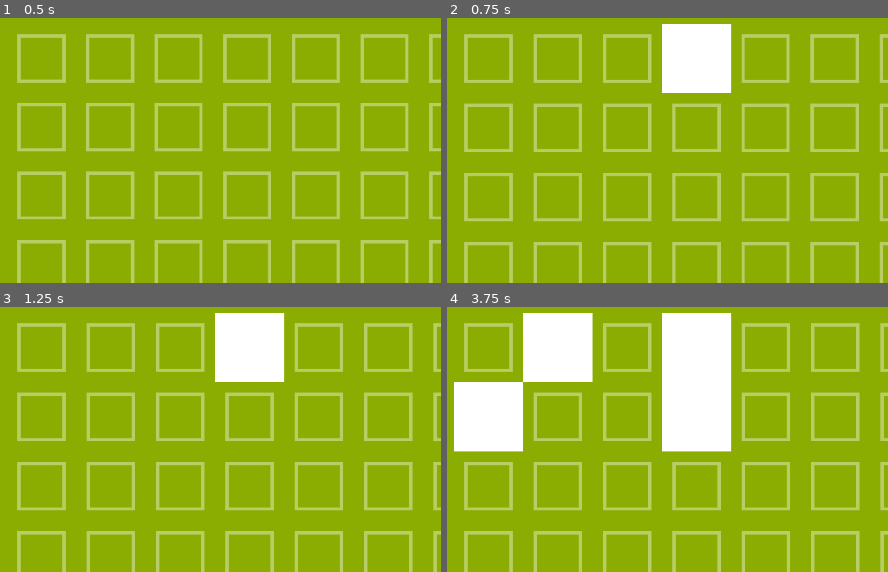
Above: before the commit, frames 1-4 (two rows, left to right).
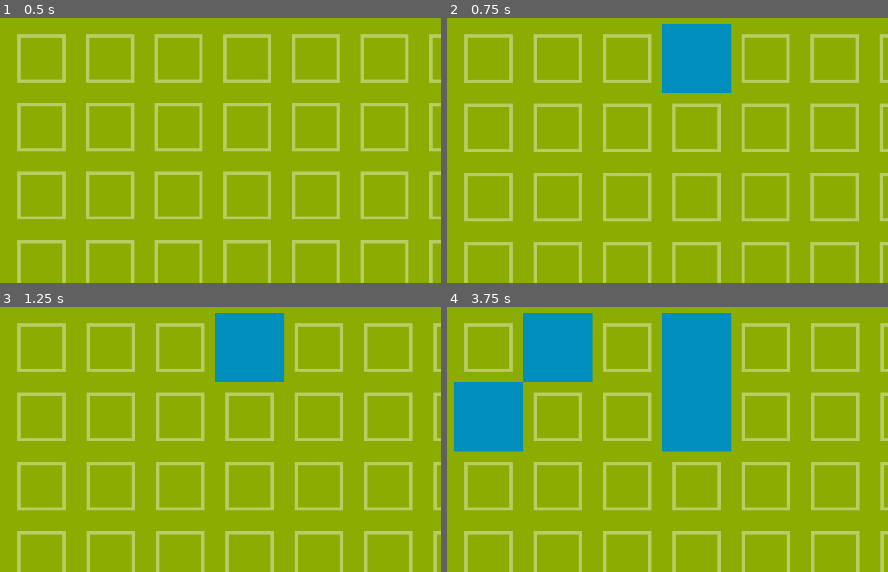
Above: after the commit, the same moments.

Repository: howarja/TowerDefenseGDD335
Game: Godot game, scene res://Scenes/main_scene.tscn
The game is run twice, just before and just after one commit, with the same random seed, the same clock (stepped at 60 frames per second) and the same inputs.
Inputs (mouse positions are in pixels of both pictures, inside the frame that each line leads up to):
- Up to frame 1 (0.5 s): no input
- Up to frame 2 (0.75 s): tap Enter at 0.5 s; move the mouse to (663, 36) at 0.52 s; press the mouse at (663, 36) at 0.53 s; hold Right from 0.53 s (still down)
- Up to frame 3 (1.25 s): keep holding Right
- Up to frame 4 (3.75 s): tap Space at 1.25, 2.75 s; move the mouse to (outside the picture) at 1.27 s; release Right at 1.28 s; release the mouse at (outside the picture) at 1.28 s; hold Down 1.28-2.03 s; click (outside the picture) at 1.35 s; tap Enter at 2, 3.5 s; move the mouse to (outside the picture) at 2.02 s; press the mouse at (outside the picture) at 2.03 s; hold Right 2.03-2.78 s; tap Alt at 2.1 s; move the mouse to (447, 436) at 2.77 s; release the mouse at (447, 436) at 2.78 s; hold Up 2.78-3.53 s; tap Shift at 2.85 s; click (447, 436) at 3.05 s; move the mouse to (729, 415) at 3.52 s; press the mouse at (729, 415) at 3.53 s; hold Left from 3.53 s (still down)

Frame 1 is identical in both runs. In frame 2, 4.1% of the frame differs, in the area x 48-65%, y 2-29%; in frame 3, 4.1%; in frame 4, 17%, in the area x 1-65%, y 2-55%.

Commit message:
Added projectiels and enemy death

Diff:
--- a/tower-defense-game-gdd-335/Scenes/Enemies/enemy.tscn
+++ b/tower-defense-game-gdd-335/Scenes/Enemies/enemy.tscn
@@ -7,6 +7,8 @@
 size = Vector2(100, 100)
 
 [node name="Enemy" type="CharacterBody2D" unique_id=1163011571 groups=["Enemies"]]
+collision_layer = 4
+collision_mask = 14
 script = ExtResource("1_jcvw6")
 speed = 200.0
 
--- a/tower-defense-game-gdd-335/Scenes/Towers/ShootingTower.tscn
+++ b/tower-defense-game-gdd-335/Scenes/Towers/ShootingTower.tscn
@@ -6,6 +6,8 @@
 [node name="EmptyTower" unique_id=1694176448 instance=ExtResource("1_1xx0x")]
 script = ExtResource("2_3yao8")
 radius = 500
+projectileSpeed = 5.0
+projectileDamage = 5.0
 shootDelay = 1.0
 
 [node name="Sprite2D" parent="." index="0" unique_id=1097807904]
--- a/tower-defense-game-gdd-335/Scenes/Towers/emptyBuilding.tscn
+++ b/tower-defense-game-gdd-335/Scenes/Towers/emptyBuilding.tscn
@@ -7,6 +7,8 @@
 size = Vector2(100, 100)
 
 [node name="EmptyTower" type="StaticBody2D" unique_id=1694176448 groups=["Buildings"]]
+collision_layer = 2
+collision_mask = 7
 script = ExtResource("1_imbhk")
 
 [node name="Sprite2D" type="Sprite2D" parent="." unique_id=1097807904]
--- a/tower-defense-game-gdd-335/Scenes/projectile.tscn
+++ b/tower-defense-game-gdd-335/Scenes/projectile.tscn
@@ -1,11 +1,15 @@
 [gd_scene format=3 uid="uid://b1nfe10kucnoj"]
 
 [ext_resource type="Texture2D" uid="uid://blth6nj4lte07" path="res://Sprites/background.png" id="1_f8cdk"]
+[ext_resource type="Script" uid="uid://vy07ch1q2i2s" path="res://Scripts/projectile.gd" id="1_yr2qt"]
 
 [sub_resource type="RectangleShape2D" id="RectangleShape2D_f8cdk"]
 size = Vector2(30, 30)
 
 [node name="Projectile" type="CharacterBody2D" unique_id=1770956246]
+collision_layer = 8
+collision_mask = 4
+script = ExtResource("1_yr2qt")
 
 [node name="CollisionShape2D" type="CollisionShape2D" parent="." unique_id=1681019306]
 shape = SubResource("RectangleShape2D_f8cdk")
--- a/tower-defense-game-gdd-335/Scripts/Level.gd
+++ b/tower-defense-game-gdd-335/Scripts/Level.gd
@@ -8,6 +8,7 @@
 @onready var tile = preload("res://Scenes/Towers/tile.tscn");
 @onready var emptyTower = preload("res://Scenes/Towers/emptyBuilding.tscn");
 @onready var centralBuilding = preload("res://Scenes/Towers/centralBuilding.tscn");
+@onready var shootingTower = preload("res://Scenes/Towers/ShootingTower.tscn");
 
 @onready var enemyManger = $EnemyManager;
 
@@ -43,4 +44,4 @@
 	# Spawn a building when the mouse is clicked
 	if event.is_action_pressed("Primary"):
 		var mousePos = (get_global_mouse_position()+Vector2.ONE*tileSize/2)/tileSize;
-		replaceTile(mousePos, emptyTower);
+		replaceTile(mousePos, shootingTower);
--- a/tower-defense-game-gdd-335/Scripts/building.gd
+++ b/tower-defense-game-gdd-335/Scripts/building.gd
@@ -1,7 +1,7 @@
 extends Node2D
 
 var maxHealth: float = 100;
-var currentHealth: float = maxHealth;
+var currentHealth: float = 100;
 
 func damage(amount: float):
 	# lower the health of this tower, queueFree if tower has no health
--- a/tower-defense-game-gdd-335/Scripts/enemy.gd
+++ b/tower-defense-game-gdd-335/Scripts/enemy.gd
@@ -1,9 +1,12 @@
 extends CharacterBody2D
 
 @export var speed: float = 5.0;
-@export var damage: float = 5.0;
+@export var damageDeal: float = 5.0;
 @export var damageCooldown: float = 0.1;
 var currentDamageCooldown: float = 0;
+
+@export var maxHealth: float = 100;
+var currentHealth: float = 100;
 
 var target;
 
@@ -21,7 +24,7 @@
 		var collision = kinematicCollision.get_collider();
 		if collision.is_in_group("Buildings"):
 			if currentDamageCooldown <= 0:
-				collision.damage(damage);
+				collision.damage(damageDeal);
 				currentDamageCooldown = damageCooldown;
 
 	currentDamageCooldown -= delta;
@@ -29,3 +32,9 @@
 func setTarget(newTarget):
 	# set the target for the enemy to move towards
 	target = newTarget;
+
+func damage(amount: float):
+	# lower the health of this tower, queueFree if tower has no health
+	currentHealth -= amount;
+	if currentHealth <= 0:
+		queue_free();
--- /dev/null
+++ b/tower-defense-game-gdd-335/Scripts/projectile.gd
@@ -0,0 +1,22 @@
+extends CharacterBody2D
+
+var speed: float = 5;
+var dir: Vector2;
+var damage: float = 1;
+
+func _physics_process(delta: float) -> void:
+	velocity = dir * speed;
+	move_and_slide();
+
+	# damage any enemies this projectile touches, destroy self on any collision
+	for i in get_slide_collision_count():
+		var kinematicCollision = get_slide_collision(i);
+		var collision = kinematicCollision.get_collider();
+		if collision.is_in_group("Enemies"):
+			collision.damage(damage);
+			queue_free();
+
+func setUp(newSpeed: float, newDir: Vector2, newDamage: float):
+	speed = newSpeed;
+	dir = newDir;
+	damage = newDamage;
--- a/tower-defense-game-gdd-335/Scripts/tower.gd
+++ b/tower-defense-game-gdd-335/Scripts/tower.gd
@@ -1,7 +1,8 @@
 extends "res://Scripts/building.gd"
 
 @export var radius = 500;
-@onready var range = $Area2D;
+@export var projectileSpeed: float = 5;
+@export var projectileDamage: float = 5;
 
 @onready var projectile = preload("res://Scenes/projectile.tscn");
 
@@ -11,17 +12,20 @@
 func _process(delta: float) -> void:
 	if currentShootDelay <= 0:
 		var enemies = get_tree().get_nodes_in_group("Enemies");
-		var bestDist = 0;
+		var bestDist = radius;
 		var targetIndex = -1;
 		for i in enemies.size():
-			if position.distance_to(enemies[i]) < bestDist:
+			if position.distance_to(enemies[i].position) < bestDist:
 				targetIndex = i;
+				print('in range');
 		if targetIndex >= 0:
 			shoot(enemies[targetIndex].position - position);
+			currentShootDelay = shootDelay;
 	else:
 		currentShootDelay -= delta;
 
 func shoot(dir: Vector2):
 	var newBullet = projectile.instantiate();
+	newBullet.setUp(projectileSpeed, dir, projectileDamage);
 	get_parent().add_child(newBullet);
 	newBullet.position = position;
--- a/tower-defense-game-gdd-335/project.godot
+++ b/tower-defense-game-gdd-335/project.godot
@@ -35,6 +35,13 @@
 ]
 }
 
+[layer_names]
+
+2d_physics/layer_1="Default"
+2d_physics/layer_2="Buildings"
+2d_physics/layer_3="Enemies"
+2d_physics/layer_4="Projectiles"
+
 [physics]
 
 3d/physics_engine="Jolt Physics"
Not shown, added: tower-defense-game-gdd-335/Scripts/projectile.gd.uid
